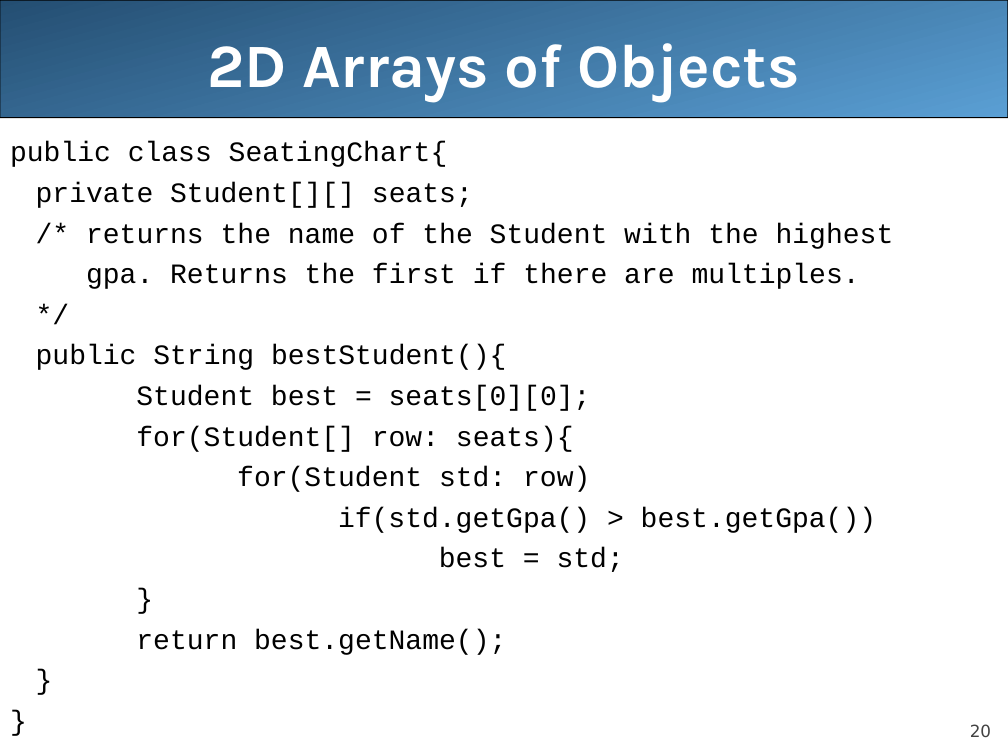
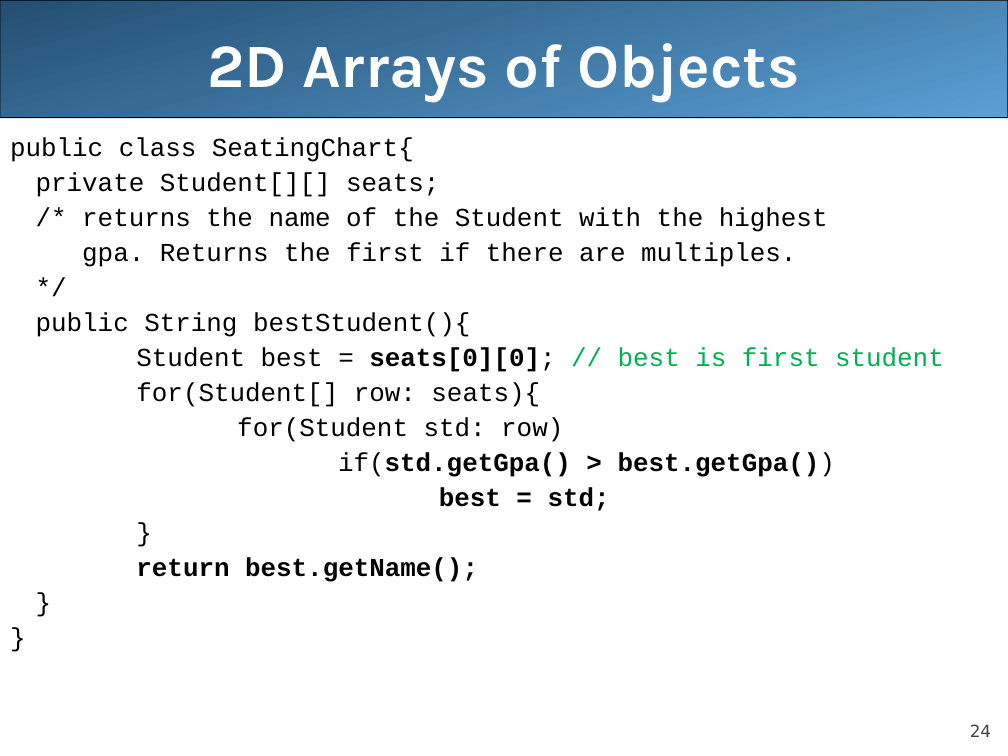
Before and after one commit to LongBaoNguyen/longbaonguyen.github.io, a slide deck: slide 24 of courses/apcsa/lecture20.ppt (slide 20 before the commit). Drawn at 1008x756 pixels with LibreOffice and Linux fonts; fonts in the diff are those of the drawing. Boxes give left, top, right and bottom in pixels: in the first picture for what was removed or moved away, otherwise in the second. Text is boxed around its words. In the diff, an @@ line names an element or a change of style, - is before the commit and + after.

```diff
--- a/courses/apcsa/lecture20.ppt
+++ b/courses/apcsa/lecture20.ppt
@@ text at (x1=10, y1=137, x2=835, y2=582): size 20 to 18.5 pt in "public class SeatingChart{", "private Student[][] seats;", "/* returns the name of the Student ...", "gpa. Returns the first if there are ..." and 10 more places; bold on in "if(std.getGpa() > best.getGpa())", "best = std;", "return best.getName();"; line spacing 1 to 0.9 @@
@@ text at (x1=136, y1=347, x2=944, y2=372): text changed; size 20 to 18.5 pt @@
-Student best = seats[0][0];
+Student best = seats[0][0]; // best is first student
@@ page number at (x1=970, y1=724, x2=991, y2=737): text changed @@
-20
+24
```
Also in this commit, not shown: 3 other slides changed, 4 slides added, 21 other files.
